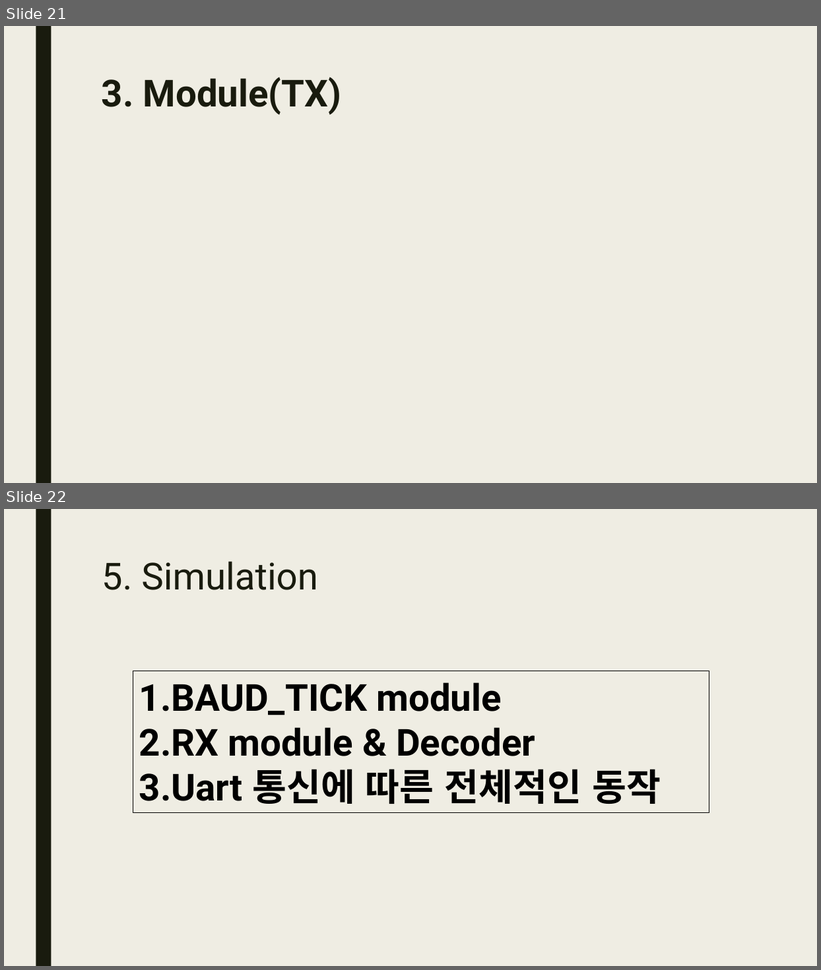
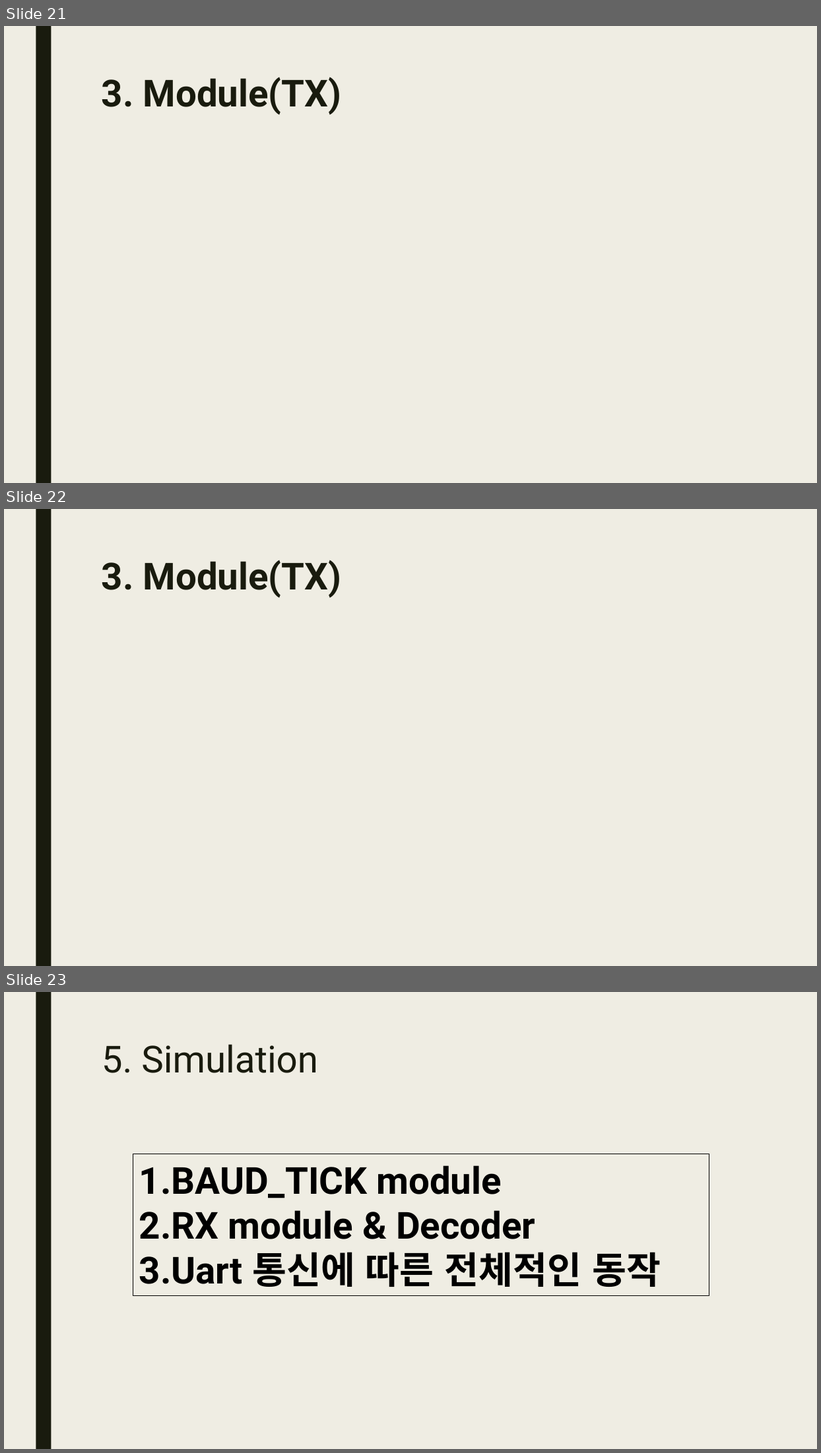
Before and after one commit to JunHyoung0608/Verilog_2026_Project, a slide deck: L01_uart_stopwatch_watch/이준형_uart_stopwatch_watch.pptx. Shown one above the other, each under a label of ours: slides 21 and 22 before the commit, slides 21, 22 and 23 after it. The pictures are 821x970 and 821x1453 pixels, drawn with LibreOffice and Linux fonts; fonts in the diff are those of the drawing. Boxes give left, top, right and bottom in pixels: in the first picture for what was removed or moved away, otherwise in the second. Text is boxed around its words. In the diff, an @@ line names an element or a change of style, - is before the commit and + after.

Commit message:
L01_add_ppt

```diff
--- a/L01_uart_stopwatch_watch/이준형_uart_stopwatch_watch.pptx
+++ b/L01_uart_stopwatch_watch/이준형_uart_stopwatch_watch.pptx
@@ slide 22 added at <box>4,509,817,966</box>, background #EFEDE3; not listed: 1 template element that a slide beside it also shows @@
@@ title added at <box>102,560,342,598</box>, 44 pt, text #191B0E, bold @@
+3. Module(TX)
@@ what was slide 22 is now slide 23 @@
```
Also in this commit, not shown: 1 other file.
